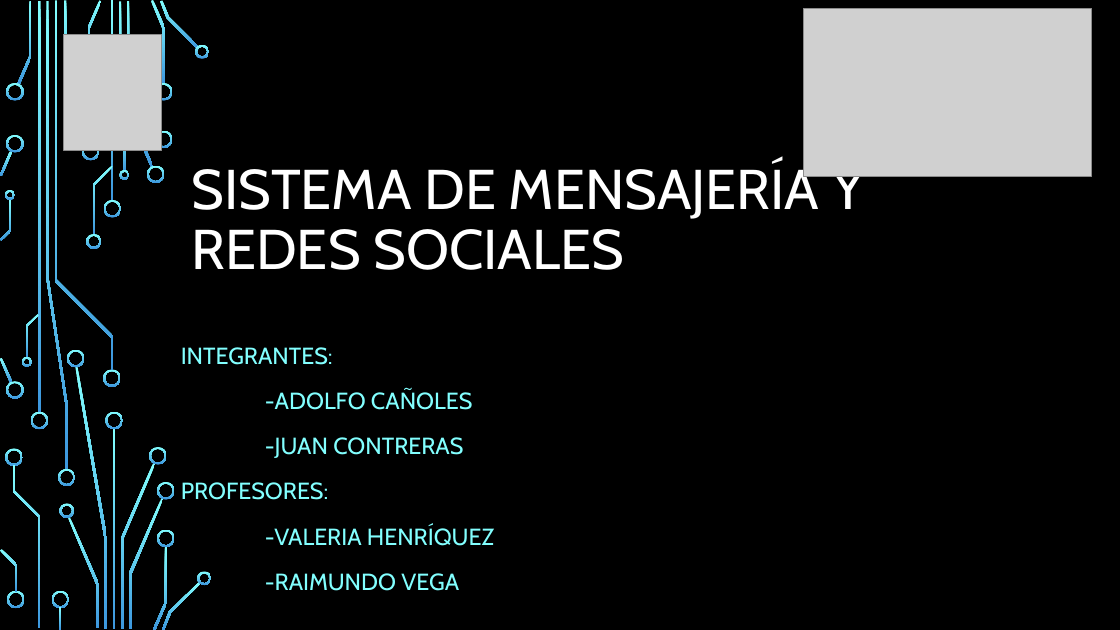
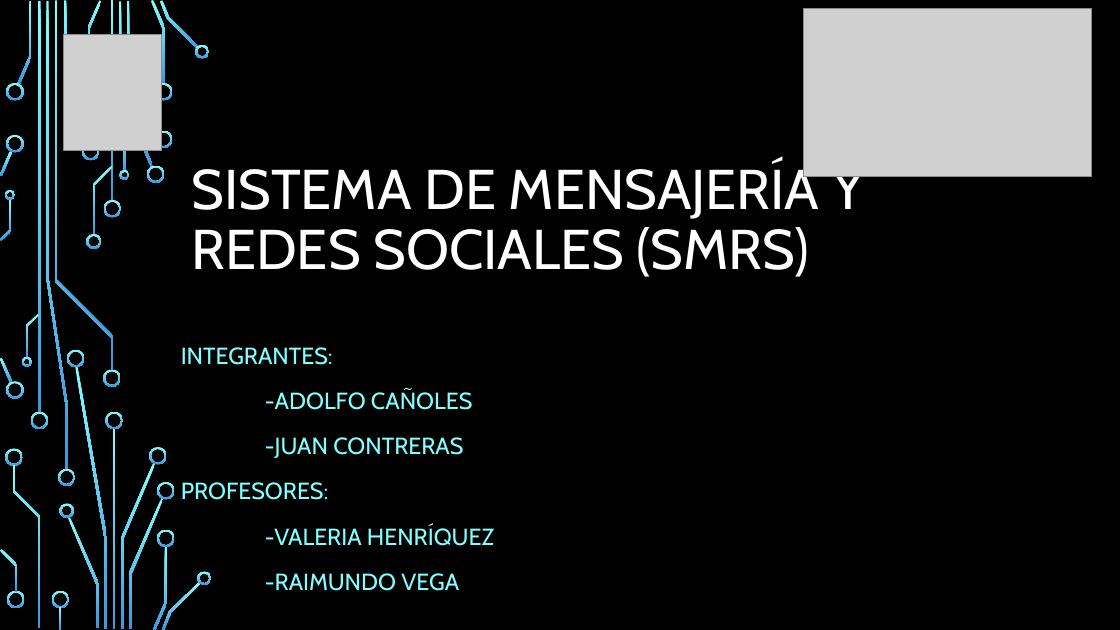
Before and after one commit to Adescafu/INFO264_Proyecto, a slide deck: slide 1 of presentacion.pptx. Drawn at 1120x630 pixels with LibreOffice and Linux fonts; fonts in the diff are those of the drawing; grey boxes stand for pictures; background and template pictures are left out. Boxes give left, top, right and bottom in pixels: in the first picture for what was removed or moved away, otherwise in the second. Text is boxed around its words. In the diff, an @@ line names an element or a change of style, - is before the commit and + after.

```diff
--- a/presentacion.pptx
+++ b/presentacion.pptx
@@ title at box(192, 161, 864, 277): text changed @@
-SISTEMA DE MENSAJERÍA Y REDES SOCIALES
+SISTEMA DE MENSAJERÍA Y REDES SOCIALES (SMRS)
```
Also in this commit, not shown: 1 other slide changed, 1 slide added.
